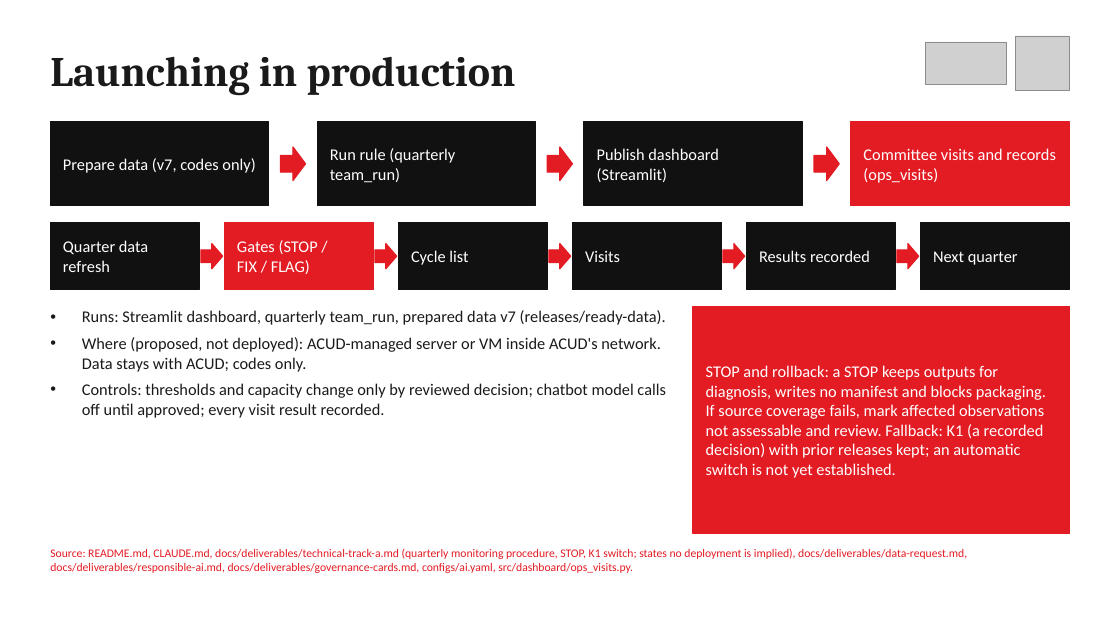
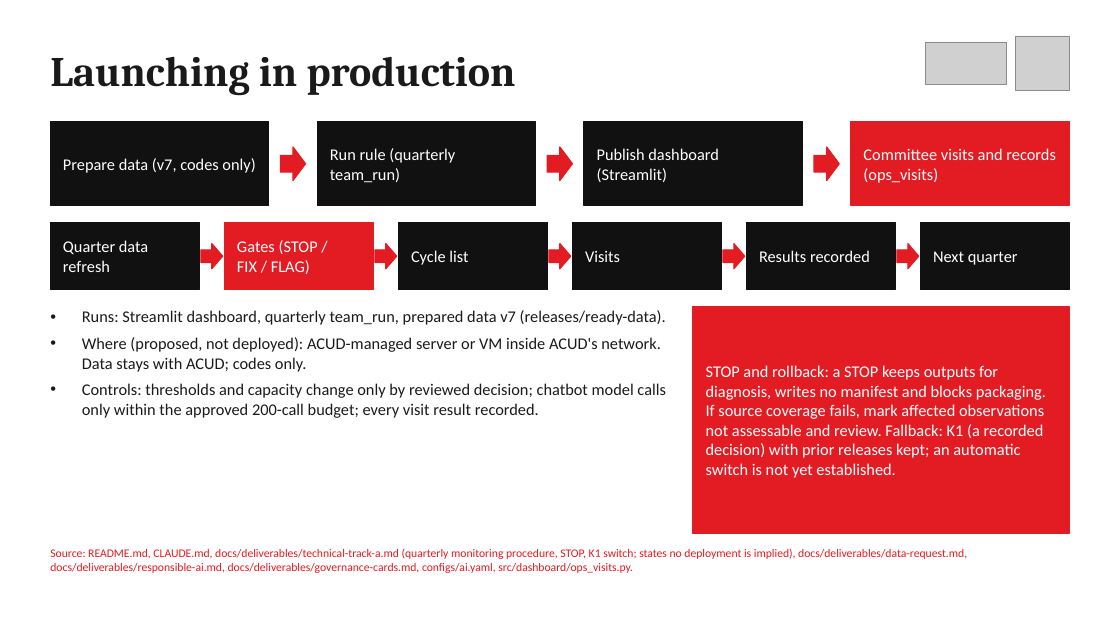
Before and after one commit to elsayedelmandoh/spaceeye-geoai, a slide deck: slide 17 of docs/deliverables/01-presentation/presentation.pptx (slide 13 before the commit). Drawn at 1120x630 pixels with LibreOffice and Linux fonts; fonts in the diff are those of the drawing; grey boxes stand for pictures. Boxes give left, top, right and bottom in pixels: in the first picture for what was removed or moved away, otherwise in the second. Text is boxed around its words. In the diff, an @@ line names an element or a change of style, - is before the commit and + after.

Commit message:
docs: deck adds dashboard and chatbot slides (18 slides), rubric map and transcript updated

```diff
--- a/docs/deliverables/01-presentation/presentation.pptx
+++ b/docs/deliverables/01-presentation/presentation.pptx
@@ text at (82, 383, 666, 418): text changed @@
-• Controls: thresholds and capacity change only by reviewed decision; chatbot model calls off until approved; every visit result recorded.
+• Controls: thresholds and capacity change only by reviewed decision; chatbot model calls only within the approved 200-call budget; every visit result recorded.
```
Also in this commit, not shown: 3 other slides changed, 4 slides added, 8 other files.
